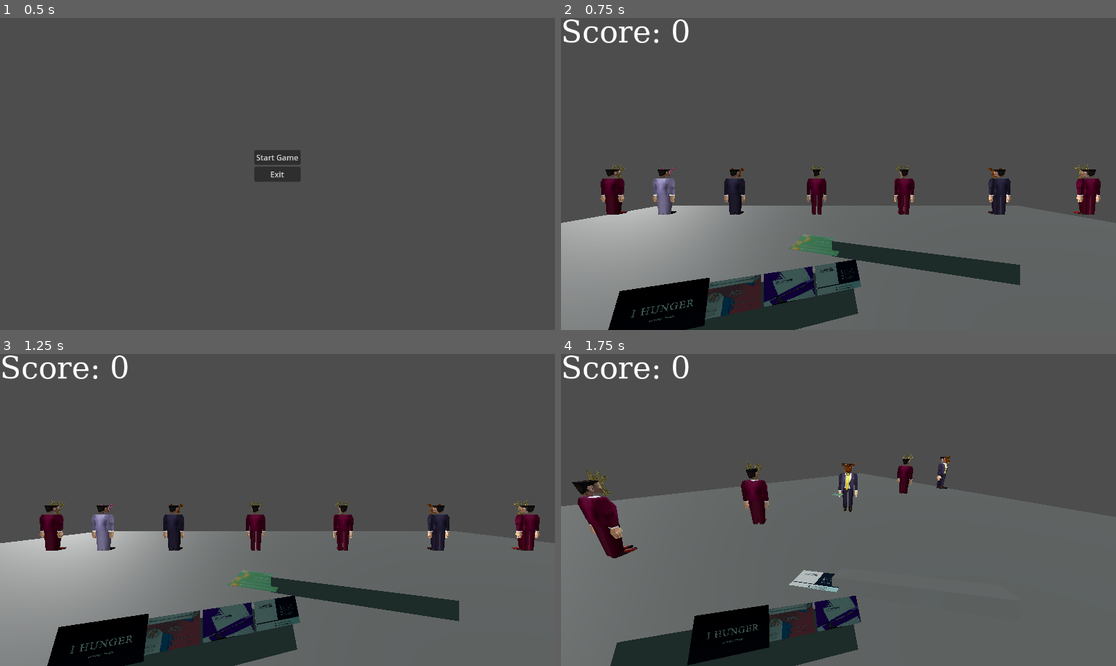
Above: before the commit, frames 1-4 (two rows, left to right).
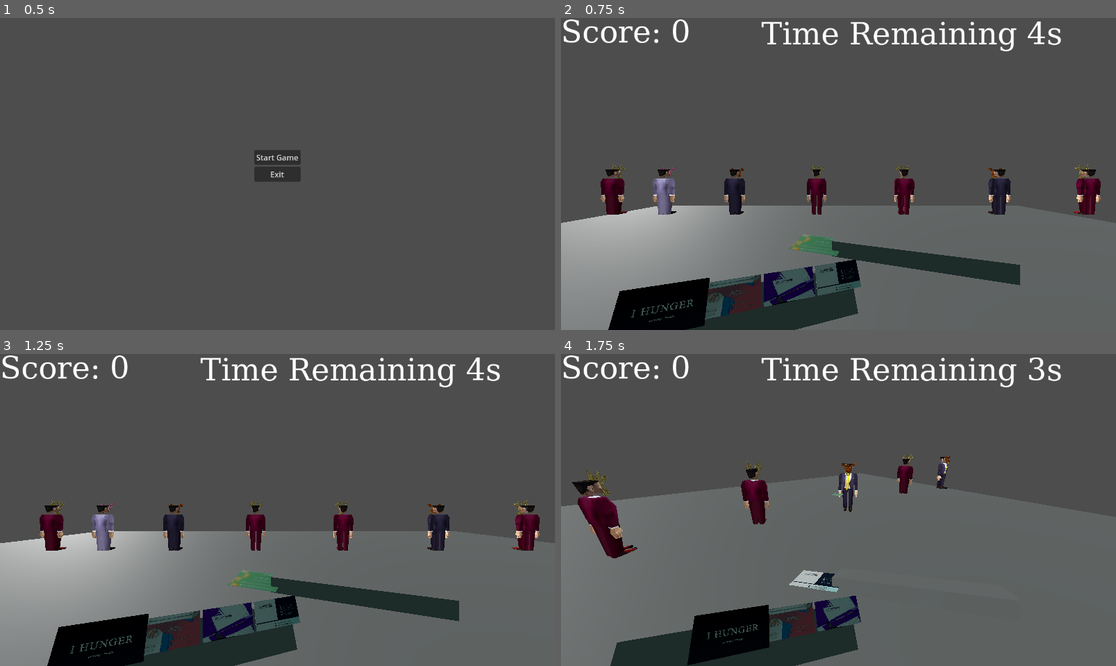
Above: after the commit, the same moments.

Repository: BlackBrad/network-ninja
Game: Godot game, scene res://scenes/main_menu.tscn
Two runs of this game, one before a commit and one after it. Both use one fixed random seed, a clock stepped at 60 frames per second and the inputs below.
Inputs (mouse positions are in pixels of both pictures, inside the frame that each line leads up to):
- Up to frame 1 (0.5 s): no input
- Up to frame 2 (0.75 s): click "Start Game" at 0.5 s
- Up to frame 3 (1.25 s): no input
- Up to frame 4 (1.75 s): tap Enter (ui_accept) at 1.25, 1.52 s; move the mouse to (866, 510) at 1.27 s; hold W (move_forward) from 1.28 s (still down); click (866, 510) at 1.35 s

Frame 1 is identical in both runs. In frame 2, 1.3% of the frame differs, in the area x 36-91%, y 1-11%; in frame 3, 1.3%; in frame 4, 1.3%.

Commit message:
Add level timer

Diff:
--- a/scenes/hud.tscn
+++ b/scenes/hud.tscn
@@ -55,3 +55,12 @@
 offset_bottom = 23.0
 theme = SubResource("Theme_8ibhn")
 text = "Score: 0"
+
+[node name="TimeLabel" type="Label" parent="."]
+offset_left = 387.0
+offset_top = 4.0
+offset_right = 1071.0
+offset_bottom = 93.0
+theme = SubResource("Theme_8ibhn")
+text = "Time Remaining: 0s"
+horizontal_alignment = 1
--- a/scenes/test_level.tscn
+++ b/scenes/test_level.tscn
@@ -7,6 +7,7 @@
 [ext_resource type="Script" path="res://scripts/Audio.gd" id="5_odctq"]
 [ext_resource type="AudioStream" uid="uid://chft6fpi5hr4" path="res://audio/music/Dark-Intro-distorted-speedup-16.mp3" id="5_xmq4a"]
 [ext_resource type="AudioStream" uid="uid://8otauxw5l60a" path="res://audio/sound_effects/relaxing-music-original-viking-attacking-battle-horn-116623.mp3" id="6_wrhj2"]
+[ext_resource type="Script" path="res://scripts/LevelTimer.gd" id="8_rudoo"]
 
 [sub_resource type="Environment" id="Environment_8wp53"]
 ambient_light_source = 2
@@ -15,6 +16,12 @@
 [node name="test_level" type="Node3D"]
 
 [node name="hud" parent="." instance=ExtResource("1_tntyl")]
+
+[node name="LevelTimer" type="Timer" parent="."]
+wait_time = 5.0
+one_shot = true
+autostart = true
+script = ExtResource("8_rudoo")
 
 [node name="pull_point" type="Node3D" parent="."]
 transform = Transform3D(1, 0, 0, 0, 1, 0, 0, 0, 1, 0, 0, 20.5802)
@@ -84,3 +91,5 @@
 stream = ExtResource("6_wrhj2")
 
 [node name="VoicePlayer" type="AudioStreamPlayer" parent="Audio"]
+
+[connection signal="timeout" from="LevelTimer" to="hud" method="_on_level_timer_timeout"]
--- /dev/null
+++ b/scripts/LevelTimer.gd
@@ -0,0 +1,4 @@
+extends Timer
+
+func _process(delta):
+	get_node("../hud").set_time_remaining(time_left)
--- a/scripts/hud.gd
+++ b/scripts/hud.gd
@@ -6,3 +6,10 @@
 
 func set_score(score):
 	$ScoreLabel.text = "Score %d" % score
+
+func set_time_remaining(time):
+	$TimeLabel.text = "Time Remaining %ds" % time
+
+func _on_level_timer_timeout():
+	get_tree().call_group("attendees", "_on_seagal")
+	get_tree().call_group("audio", "_on_seagal")
Not shown: 1 places in scenes/test_level.tscn that only renumber resources
